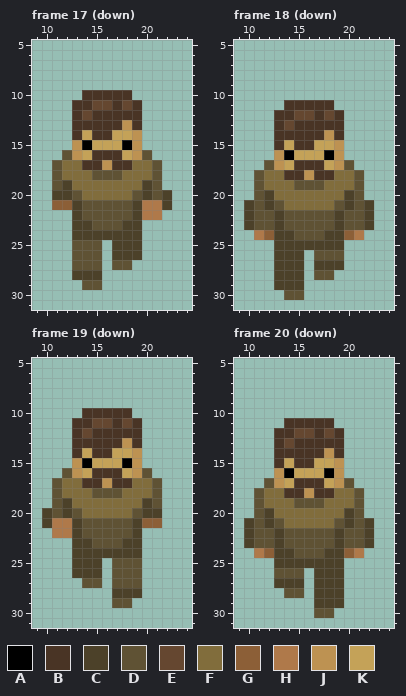
Two states of a pixel-art file, assets/character.aseprite. Above, as it was before the edit.
32x32 pixels, 20 frames. Colours within 5 levels of each other are drawn and written as one. Shown: frame 17 (down): x 9..24, y 5..31; frame 18 (down): x 9..24, y 5..31; frame 19 (down): x 9..24, y 5..31; frame 20 (down): x 9..24, y 5..31. The commit also changed other frames, which this record leaves out.
Palette (. is transparent): A #000000  B #493425  C #4c4129  D #5f5234  E #654730  F #816d3c  G #8c5f37  H #af794a  J #bd9252  K #c4a258
Pixels before, frame 17 (down), first column x 11:
10 ...BBBBB....
11 ..BBEEBEB...
12 ..BEBBBBB...
13 ..BBBBBJB...
14 ..BKBBKKJ...
15 ..JAKKKAJ...
16 .DJKBBBKJD..
17 DFFBBJBBFFD.
18 DFFFDDDFFFD.
19 DCFFFFFFFCD.
20 CCDFFFFFDCDC
21 GGCDDDDDCHHC
22 ..CDDDDDCHH.
23 ..CCDDDCC...
24 ..CCCCCCC...
25 ..DDD.CCC...
26 ..DDD.CCC...
27 ..DDD.DD....
28 ..CCC.......
29 ...DD.......
Pixels before, frame 18 (down), first column x 10:
11 ....BBBBB....
12 ...BBEEBEB...
13 ...BEBBBBB...
14 ...BBBBBJB...
15 ...BKBBKKJ...
16 ...JAKKKAJ...
17 ..DJKBBBKJD..
18 .DFFBBJBBFFD.
19 .DFFFDDDFFFD.
20 .DCFFFFFFFCD.
21 CDCDFFFFFDCDC
22 CDDCDDDDDCDDC
23 CDDCDDDDDCDDC
24 .HGCCDDDCCGH.
25 ...CCCCCCC...
26 ...CCC.DDD...
27 ...CCC.CCC...
28 ...CCC.DD....
29 ...CCC.......
30 ....DD.......
Pixels before, frame 19 (down), first column x 10:
10 ....BBBBB...
11 ...BBEEBEB..
12 ...BEBBBBB..
13 ...BBBBBJB..
14 ...BKBBKKJ..
15 ...JAKKKAJ..
16 ..DJKBBBKJD.
17 .DFFBBJBBFFD
18 .DFFFDDDFFFD
19 .DCFFFFFFFCD
20 CDCDFFFFFDCC
21 CHHCDDDDDCGG
22 .HHCDDDDDC..
23 ...CCDDDCC..
24 ...CCCCCCC..
25 ...CCC.DDD..
26 ...CCC.DDD..
27 ....DD.DDD..
28 .......CCC..
29 .......DD...
Pixels before, frame 20 (down), first column x 10:
11 ....BBBBB....
12 ...BBEEBEB...
13 ...BEBBBBB...
14 ...BBBBBJB...
15 ...BKBBKKJ...
16 ...JAKKKAJ...
17 ..DJKBBBKJD..
18 .DFFBBJBBFFD.
19 .DFFFDDDFFFD.
20 .DCFFFFFFFCD.
21 CDCDFFFFFDCDC
22 CDDCDDDDDCDDC
23 CDDCDDDDDCDDC
24 .HGCCDDDCCGH.
25 ...CCCCCCC...
26 ...DDD.CCC...
27 ...CCC.CCC...
28 ....DD.CCC...
29 .......CCC...
30 .......DD....
Now the later version:
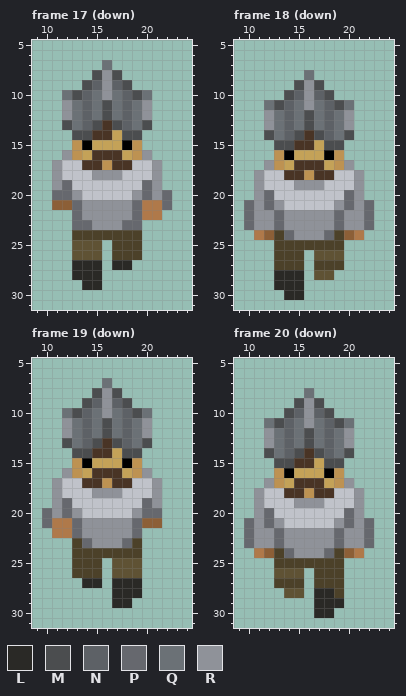
Colours new in this view: L #2a2926  M #4b4d4f  N #5d6166  P #66686e  Q #6b7176  R #8f9299
The exact change:
layer "Person" added
layer "Shoes" added
layer "Shirt" added
layer "Hat" added
layer "Layer 1" removed
colour F: #816d3c -> #c0c3ca
Changed rows in their new state; - is a pixel that keeps its letter.
Frame 17 (down), layers "Hat", "Shirt", "Shoes":
first column x 11:
 7 -----Q------
 8 ----MRM-----
 9 ---MNRNM----
10 -QMNQRQNMQ--
11 -RQNQMQNQR--
12 -RQNQMQNQR--
13 -MQNM-MNQM--
14 --MM---MM---
16 -R-------R--
17 R---------R-
18 R---RRR---R-
19 RP-------PR-
20 PPR-----RPRP
21 --PRRRRRP--P
22 --PRRRRRP---
23 --PPRRRPP---
first column x 13:
27 LLL-LL
28 LLL---
29 -LL---
Frame 18 (down), layers "Hat", "Shirt", "Shoes":
first column x 10:
 8 ------Q------
 9 -----MRM-----
10 ----MNRNM----
11 --QMNQRQNMQ--
12 --RQNQMQNQR--
13 --RQNQMQNQR--
14 --MQNM-MNQM--
15 ---MM---MM---
17 --R-------R--
18 -R---------R-
19 -R---RRR---R-
20 -RP-------PR-
21 PRPR-----RPRP
22 PRRPRRRRRPRRP
23 PRRPRRRRRPRRP
24 ----PRRRP----
first column x 13:
28 LLL
29 LLL
30 -LL
Frame 19 (down), layers "Hat", "Shirt", "Shoes":
first column x 10:
 7 ------Q-----
 8 -----MRM----
 9 ----MNRNM---
10 --QMNQRQNMQ-
11 --RQNQMQNQR-
12 --RQNQMQNQR-
13 --MQNM-MNQM-
14 ---MM---MM--
16 --R-------R-
17 -R---------R
18 -R---RRR---R
19 -RP-------PR
20 PRPR-----RPP
21 P--PRRRRRP--
22 ---PRRRRRP--
23 ----PRRRP---
first column x 14:
27 LL-LLL
28 ---LLL
29 ---LL-
Frame 20 (down), layers "Hat", "Shirt", "Shoes":
first column x 10:
 8 ------Q------
 9 -----MRM-----
10 ----MNRNM----
11 --QMNQRQNMQ--
12 --RQNQMQNQR--
13 --RQNQMQNQR--
14 --MQNM-MNQM--
15 ---MM---MM---
17 --R-------R--
18 -R---------R-
19 -R---RRR---R-
20 -RP-------PR-
21 PRPR-----RPRP
22 PRRPRRRRRPRRP
23 PRRPRRRRRPRRP
24 ----PRRRP----
first column x 17:
28 LL-
29 LLL
30 LL-
Changed places in both pictures, as pixel boxes (x1, y1, x2, y2):
changed: (52, 60, 172, 290)
changed: (244, 70, 374, 300)
changed: (42, 378, 162, 608)
changed: (244, 388, 374, 618)
